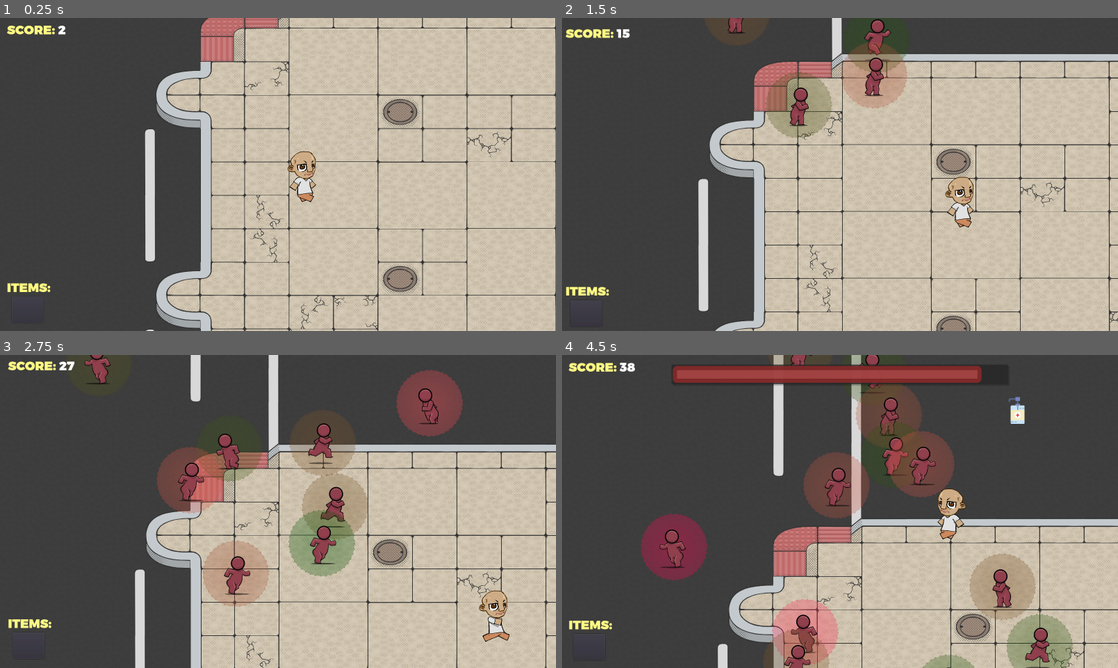
Above: before the commit, frames 1-4 (two rows, left to right).
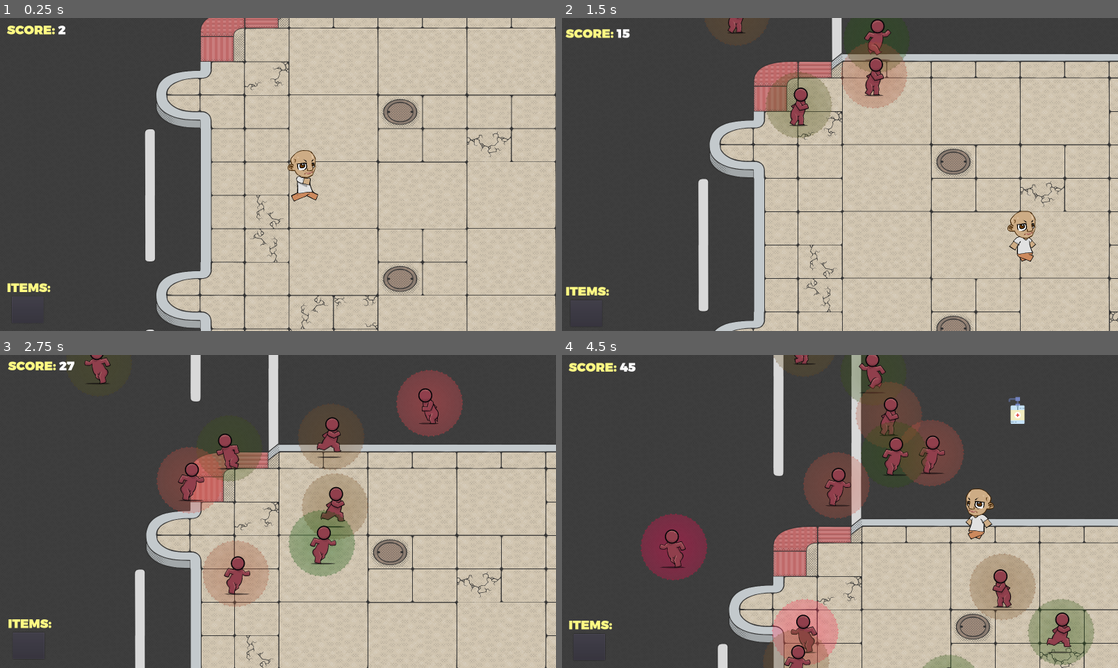
Above: after the commit, the same moments.

Repository: Mochiballz/Social_Distance_Simulator
Game: Godot game, scene res://Scenes/World.tscn
Two runs of this game, one before a commit and one after it. Both use one fixed random seed, a clock stepped at 60 frames per second and the inputs below. The engine's default icon, where the game draws it, is replaced by a stand-in: a white triangle on a blue panel in a dark square.
Inputs (mouse positions are in pixels of both pictures, inside the frame that each line leads up to):
- Up to frame 1 (0.25 s): no input
- Up to frame 2 (1.5 s): tap Enter at 0.5 s; move the mouse to (962, 158) at 0.52 s; hold Right (ui_right) 0.53-1.28 s; tap Shift (ui_dash, bound only after the commit) at 0.6, 1.35 s; click (962, 158) at 0.67 s; move the mouse to (728, 190) at 1.27 s; hold Down (ui_down) from 1.28 s (still down)
- Up to frame 3 (2.75 s): move the mouse to (333, 442) at 2.02 s; release Down (ui_down) at 2.03 s; hold Right (ui_right) from 2.03 s (still down); tap Shift (ui_dash, bound only after the commit) at 2.1 s
- Up to frame 4 (4.5 s): move the mouse to (812, 574) at 2.77 s; release Right (ui_right) at 2.78 s; hold Up (ui_up) 2.78-3.53 s; tap Shift (ui_dash, bound only after the commit) at 2.85, 3.6, 4.35 s; click (812, 574) at 2.92 s; move the mouse to (1006, 558) at 3.52 s; hold Left (ui_left) from 3.53 s (still down); move the mouse to (673, 464) at 4.27 s

The runs differ from the first frame. In frame 1, 0.4% of the frame differs, in the area x 51-58%, y 42-59%; in frame 2, 1.1%; in frame 3, 1.3%; in frame 4, 7.8%, in the area x 10-96%, y 0-100%.

Commit message:
Added basic player dash mechanic

Diff:
--- a/Scenes/Player.tscn
+++ b/Scenes/Player.tscn
@@ -68,7 +68,7 @@
 scale = Vector2( 0.344928, 0.33913 )
 frames = SubResource( 1 )
 animation = "run"
-frame = 10
+frame = 2
 playing = true
 
 [node name="CollisionBox" type="CollisionShape2D" parent="."]
@@ -89,5 +89,8 @@
 shape = SubResource( 3 )
 
 [node name="Sprite" type="Sprite" parent="DetectionBox"]
+
+[node name="SpeedReduceTimer" type="Timer" parent="."]
 [connection signal="area_entered" from="DetectionBox" to="." method="_on_DetectionBox_area_entered"]
 [connection signal="area_exited" from="DetectionBox" to="." method="_on_DetectionBox_area_exited"]
+[connection signal="timeout" from="SpeedReduceTimer" to="." method="_on_SpeedReduceTimer_timeout"]
--- a/Scripts/Player.gd
+++ b/Scripts/Player.gd
@@ -2,8 +2,13 @@
 
 class_name Player
 
+const SPEED_DIFF_TOLERANCE = 0.0001
+const SPEED_REDUCTION_TIME = 2.0
+
 export(Vector2) onready var velocity
 export(float) onready var speed
+export(float) onready var normal_speed
+export(float) onready var dash_speed
 
 export(bool) onready var has_revive = false
 var overlapping_infected = false
@@ -26,6 +31,10 @@
 	velocity = input
 	emit_signal("velocity_change", velocity, shift_magnitude)
 
+func dash_input():
+	if Input.is_action_just_pressed("ui_dash"):
+		speed = dash_speed
+		$SpeedReduceTimer.start()
 
 func gui_input():
 	if Input.is_action_just_pressed("ui_action") and has_revive:
@@ -61,20 +70,37 @@
 	else:
 		revive_sprite.visible = false
 
+func reduce_speed_to_normal(): # Eases to normal speed of player if speed != normal_speed
+	var difference = abs(speed - normal_speed)
+	if difference <= SPEED_DIFF_TOLERANCE:
+		speed = normal_speed
+		return
+	else:
+		var t = ($SpeedReduceTimer.wait_time - $SpeedReduceTimer.time_left) / $SpeedReduceTimer.wait_time
+		var s = ease(t, 1)
+		var new_speed = (difference - (difference * s)) + normal_speed
+		speed = new_speed
+
 func _input(event):
 	if event is InputEventKey:
 		motion_input()
+		dash_input()
 		gui_input()
 
 func _ready():
 	velocity = Vector2(0,0)
-	speed = 400
+	normal_speed = 400
+	dash_speed = 1200
+	speed = normal_speed
+
 	shift_magnitude = 32
+	$SpeedReduceTimer.set_wait_time(SPEED_REDUCTION_TIME)
 	set_physics_process(true)
 
 func _physics_process(delta):
 	coughing_check()
 	revive_check()
+	reduce_speed_to_normal()
 
 	motion_animation()
 	move_and_slide(velocity * speed * scale)
@@ -99,3 +125,7 @@
 			overlapping_infected = false
 		else:
 			pass
+
+
+func _on_SpeedReduceTimer_timeout():
+	$SpeedReduceTimer.set_wait_time(SPEED_REDUCTION_TIME)
--- a/project.godot
+++ b/project.godot
@@ -77,6 +77,11 @@
 "events": [ Object(InputEventKey,"resource_local_to_scene":false,"resource_name":"","device":0,"alt":false,"shift":false,"control":false,"meta":false,"command":false,"pressed":false,"scancode":69,"unicode":0,"echo":false,"script":null)
  ]
 }
+ui_dash={
+"deadzone": 0.5,
+"events": [ Object(InputEventKey,"resource_local_to_scene":false,"resource_name":"","device":0,"alt":false,"shift":false,"control":false,"meta":false,"command":false,"pressed":false,"scancode":16777237,"unicode":0,"echo":false,"script":null)
+ ]
+}
 
 [layer_names]
 
